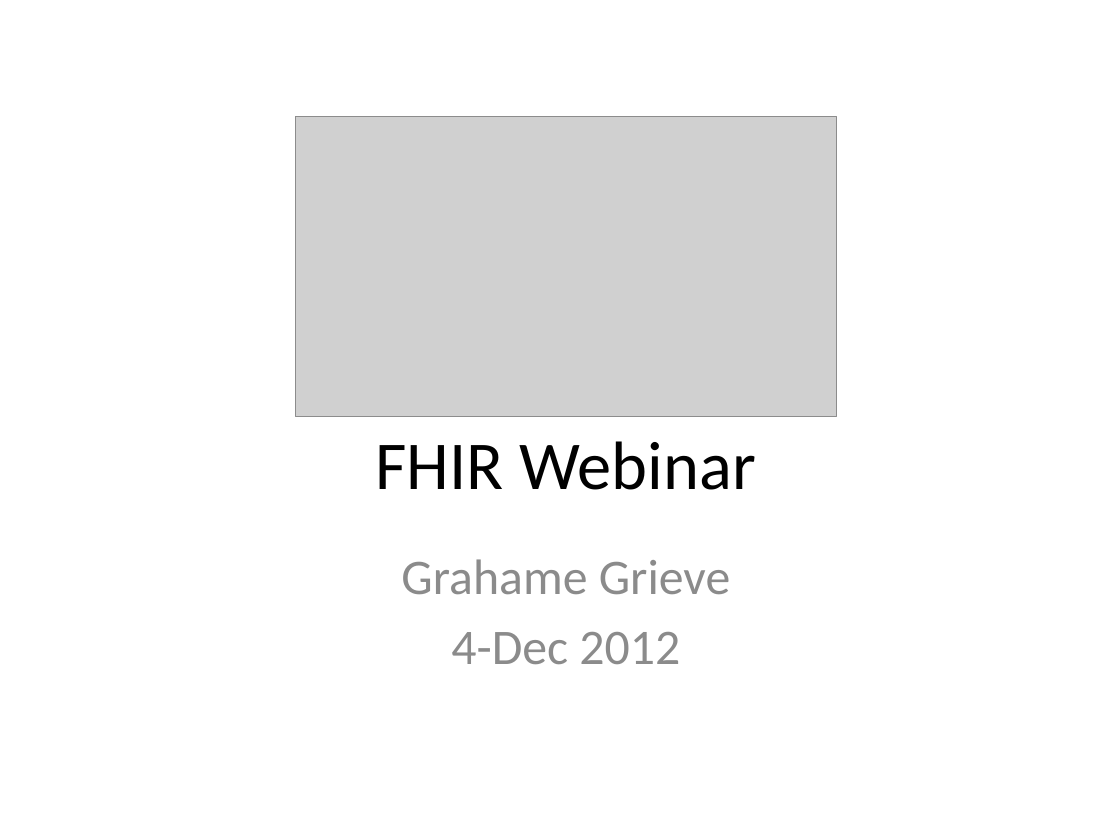
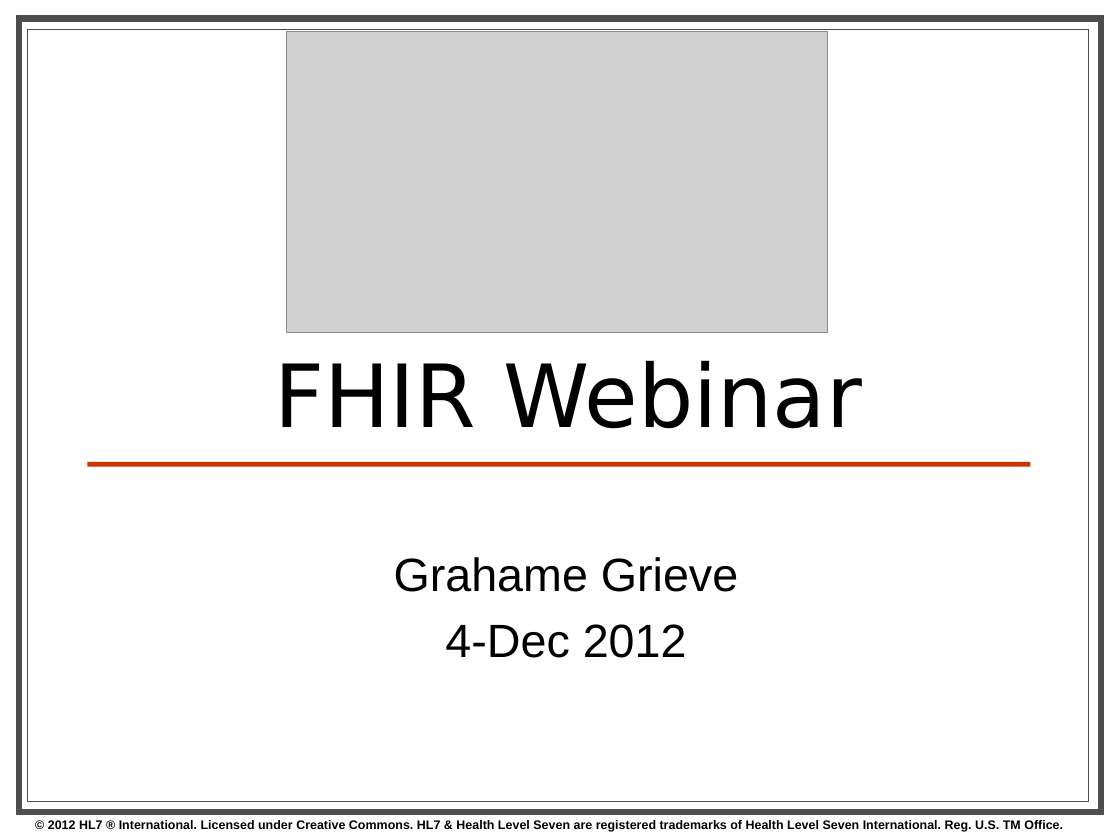
Before and after one commit to vista-novo/fhir, a slide deck: slide 1 of presentations/2012 Dec Webinar/FHIR Webinar.pptx. Drawn at 1120x840 pixels with LibreOffice and Linux fonts; fonts in the diff are those of the drawing; grey boxes stand for pictures; background and template pictures are left out. Boxes give left, top, right and bottom in pixels: in the first picture for what was removed or moved away, otherwise in the second. Text is boxed around its words. In the diff, an @@ line names an element or a change of style, - is before the commit and + after.

```diff
--- a/presentations/2012 Dec Webinar/FHIR Webinar.pptx
+++ b/presentations/2012 Dec Webinar/FHIR Webinar.pptx
@@ rectangle added at (x1=19, y1=19, x2=1102, y2=812), fill #FFFFFF, outline #4D4D4D 4 pt @@
@@ rectangle added at (x1=28, y1=29, x2=1089, y2=801), outline #4D4D4D 0.75 pt @@
@@ picture moved from (x1=296, y1=116, x2=837, y2=417) to (x1=287, y1=32, x2=828, y2=333) @@
@@ title "FHIR Webinar" moved from (x1=376, y1=441, x2=756, y2=490) to (x1=274, y1=360, x2=862, y2=429) @@
@@ title "FHIR Webinar" at (x1=274, y1=360, x2=862, y2=429): size 44 to 56 pt, font Calibri to DejaVu Sans; line spacing 1 to 0.8; vertical alignment middle to bottom @@
@@ line added from (87, 464) to (1030, 464), #CC3300 3 pt @@
@@ subtitle "Grahame Grieve" at (x1=394, y1=557, x2=738, y2=658): size 32 to 30 pt, font Calibri to Arial, text colour #8C8C8C to #000000 @@
@@ text added at (x1=48, y1=820, x2=1063, y2=832), 8 pt, text #000000, bold @@
+© 2012 HL7 ® International. Licensed under Creative Commons. HL7 & Health Level Seven are registered trademarks of Health Level Seven International. Reg. U.S. TM Office.
```
Also in this commit, not shown: 16 other slides changed, 3 slides added, 2 slides removed.
